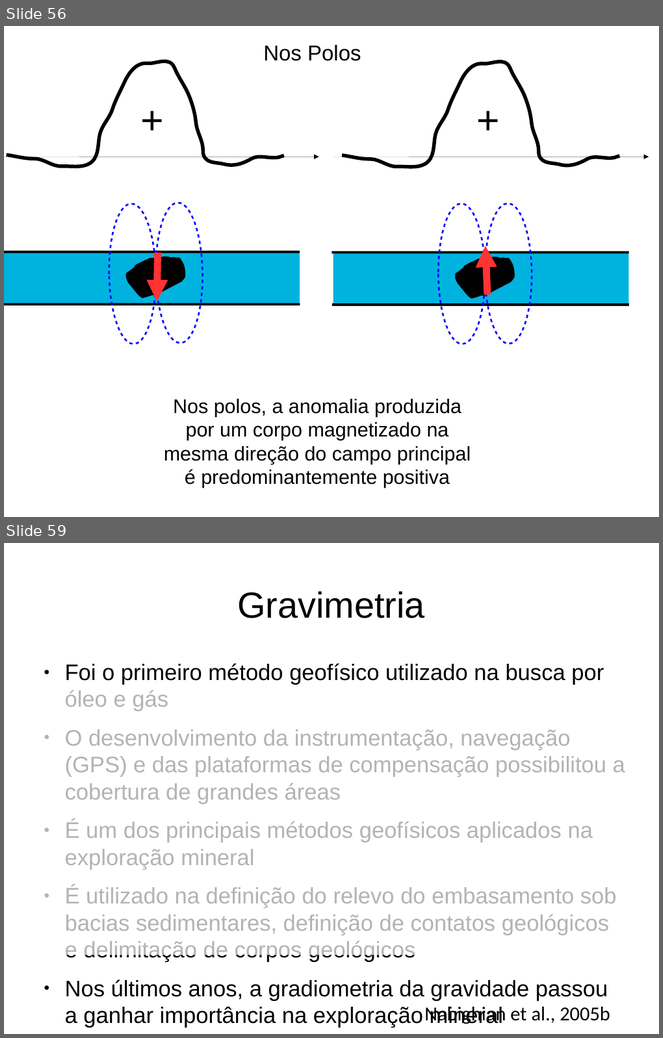
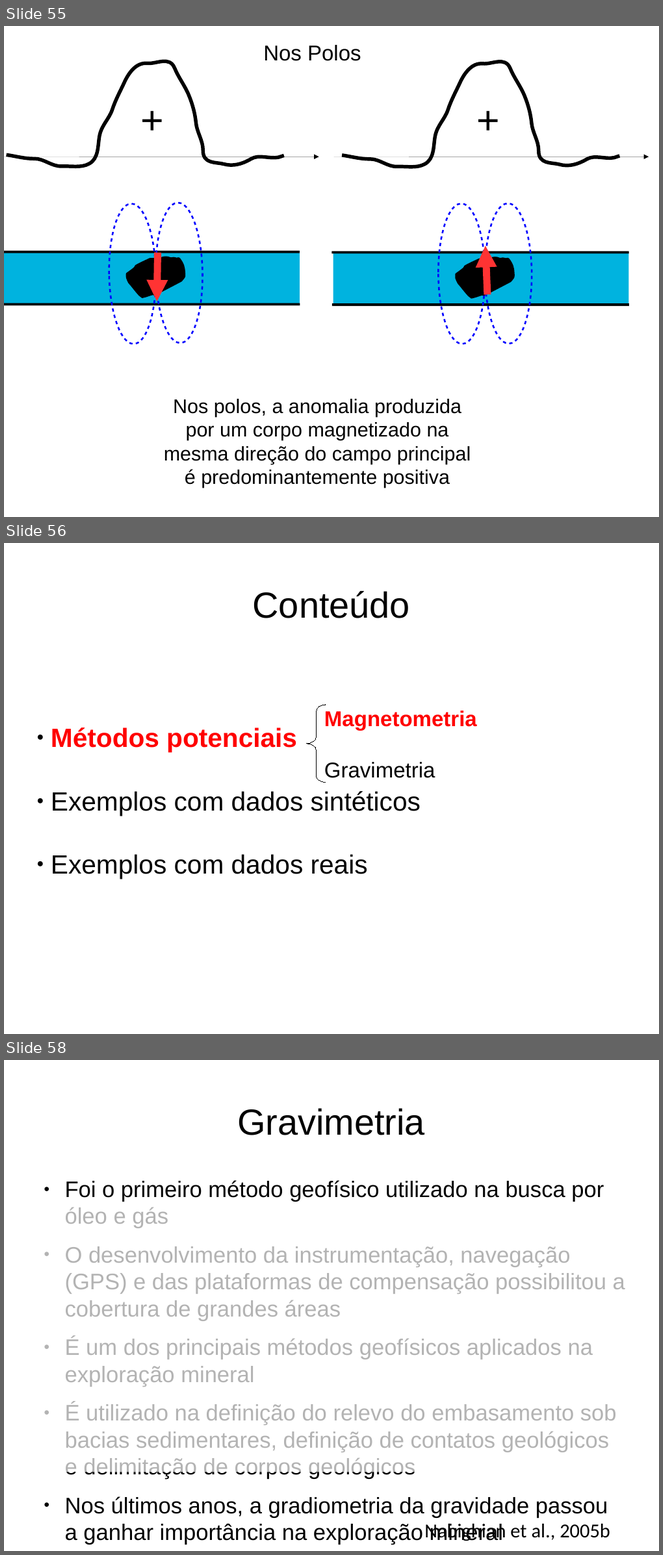
Before and after one commit to birocoles/UFRRJ-SEGEO2017, a slide deck: presentation/SEGEO2017.odp. Shown one above the other, each under a label of ours: slides 56 and 59 before the commit, slides 55, 56 and 58 after it; the slides between them are not shown. The pictures are 663x1038 and 663x1555 pixels, drawn with LibreOffice and Linux fonts; fonts in the diff are those of the drawing. Boxes give left, top, right and bottom in pixels: in the first picture for what was removed or moved away, otherwise in the second. Text is boxed around its words. In the diff, an @@ line names an element or a change of style, - is before the commit and + after.

```diff
--- a/presentation/SEGEO2017.odp
+++ b/presentation/SEGEO2017.odp
@@ slide 56 added at (4,543,659,1034), background #FFFFFF @@
@@ title added at (253,591,410,618), 44 pt, text #000000 @@
+Conteúdo
@@ freeform shape added at (307,705,326,783), outline #000000 0 pt @@
@@ text added at (324,711,477,778), 26 pt, text #FF0000, bold @@
+Magnetometria
+Gravimetria
@@ subtitle added at (51,728,421,879), 32 pt, text #000000 @@
+● Métodos potenciais
+● Exemplos com dados sintéticos
+● Exemplos com dados reais
@@ what was slide 56 is now slide 55 @@
@@ what was slide 59 is now slide 58 @@
```
Also in this commit, not shown: 1 slide changed, 14 other slides added, 7 slides removed, 1 other file.
